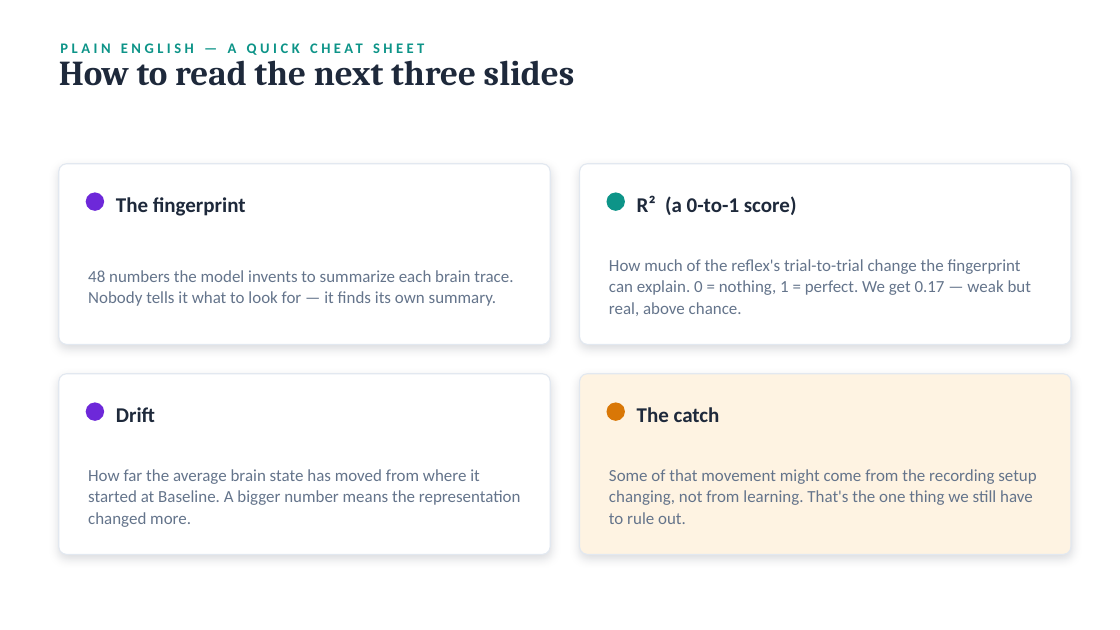
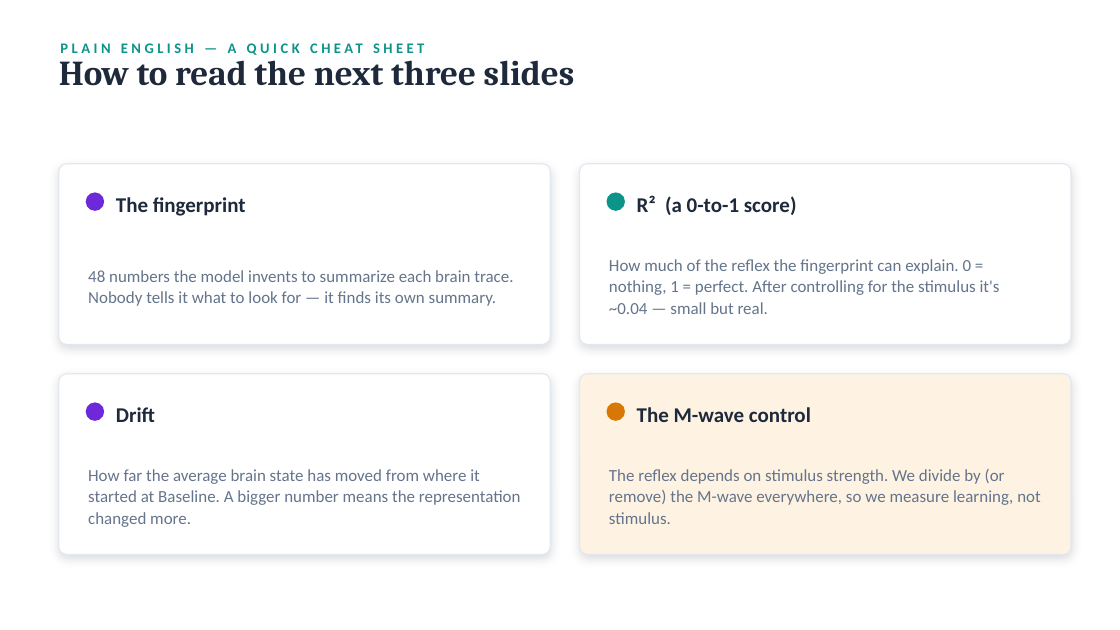
Before and after one commit to switchrao777/hroc-ncan, a slide deck: slide 9 of slides/HROC_Carp_Update_Animal9.pptx. Drawn at 1120x630 pixels with LibreOffice and Linux fonts; fonts in the diff are those of the drawing. Boxes give left, top, right and bottom in pixels: in the first picture for what was removed or moved away, otherwise in the second. Text is boxed around its words. In the diff, an @@ line names an element or a change of style, - is before the commit and + after.

```diff
--- a/slides/HROC_Carp_Update_Animal9.pptx
+++ b/slides/HROC_Carp_Update_Animal9.pptx
@@ text at bbox=[609, 259, 1000, 314]: text changed @@
-How much of the reflex's trial-to-trial change the fingerprint can explain. 0 = nothing, 1 = perfect. We get 0.17 — weak but real, above chance.
+How much of the reflex the fingerprint can explain. 0 = nothing, 1 = perfect. After controlling for the stimulus it's ~0.04 — small but real.
@@ text at bbox=[637, 407, 811, 422]: text changed @@
-The catch
+The M-wave control
@@ text at bbox=[609, 469, 1040, 524]: text changed @@
-Some of that movement might come from the recording setup changing, not from learning. That's the one thing we still have to rule out.
+The reflex depends on stimulus strength. We divide by (or remove) the M-wave everywhere, so we measure learning, not stimulus.
```
Also in this commit, not shown: 2 other slides changed, 3 slides added, 3 slides removed, 3 other files.
